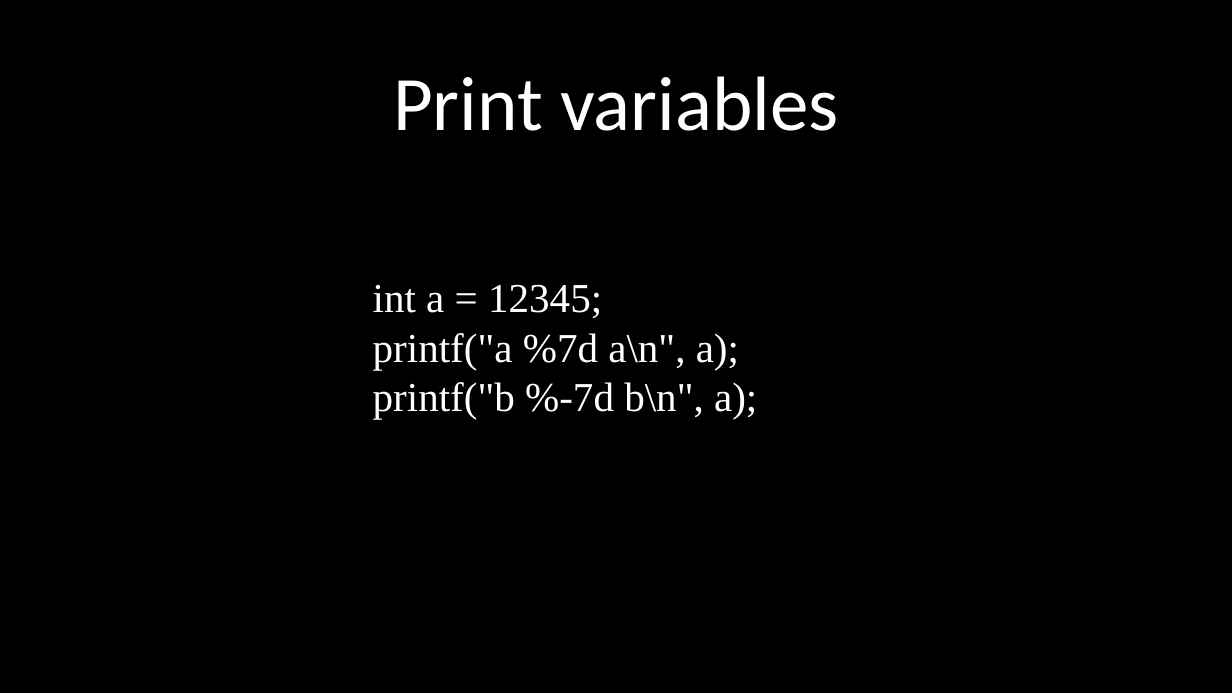
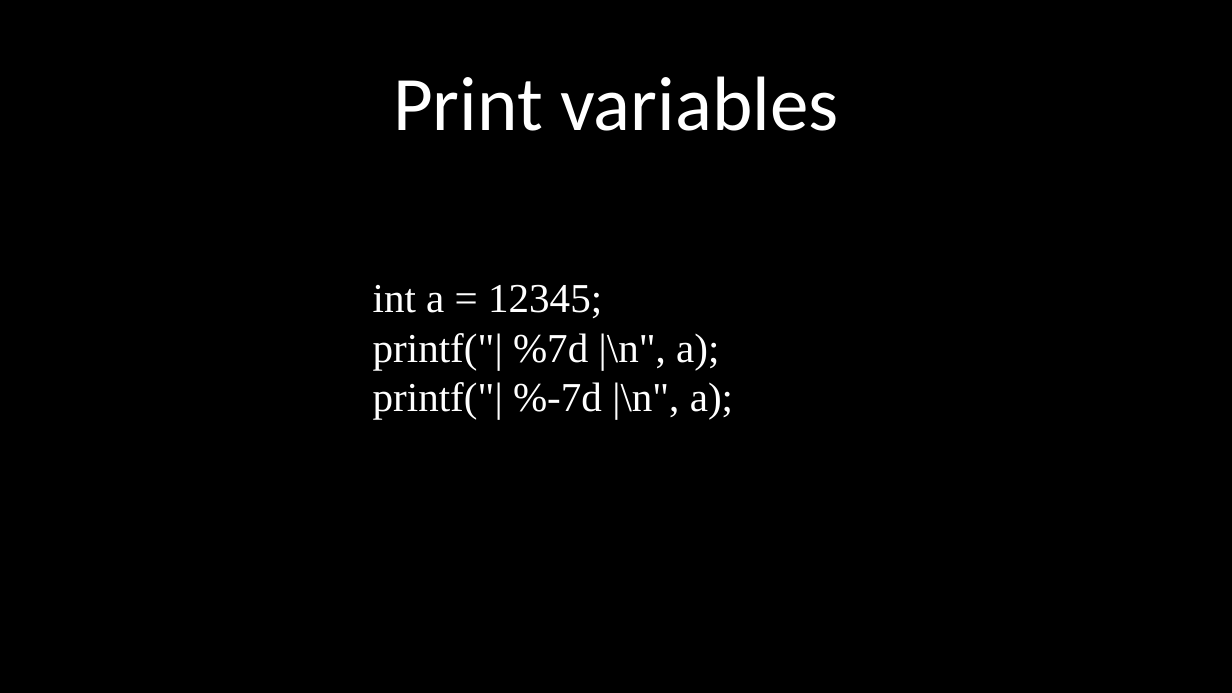
Before and after one commit to kruffka/C-Programming, a slide deck: slide 8 of slides/1_hello_types.pptx. Drawn at 1232x693 pixels with LibreOffice and Linux fonts; fonts in the diff are those of the drawing. Boxes give left, top, right and bottom in pixels: in the first picture for what was removed or moved away, otherwise in the second. Text is boxed around its words. In the diff, an @@ line names an element or a change of style, - is before the commit and + after.

```diff
--- a/slides/1_hello_types.pptx
+++ b/slides/1_hello_types.pptx
@@ text at bbox=[373, 333, 733, 419]: text changed @@
-printf("a %7d a\n", a);
-printf("b %-7d b\n", a);
+printf("| %7d |\n", a);
+printf("| %-7d |\n", a);
```
Also in this commit, not shown: 2 other slides changed, 1 other file.
